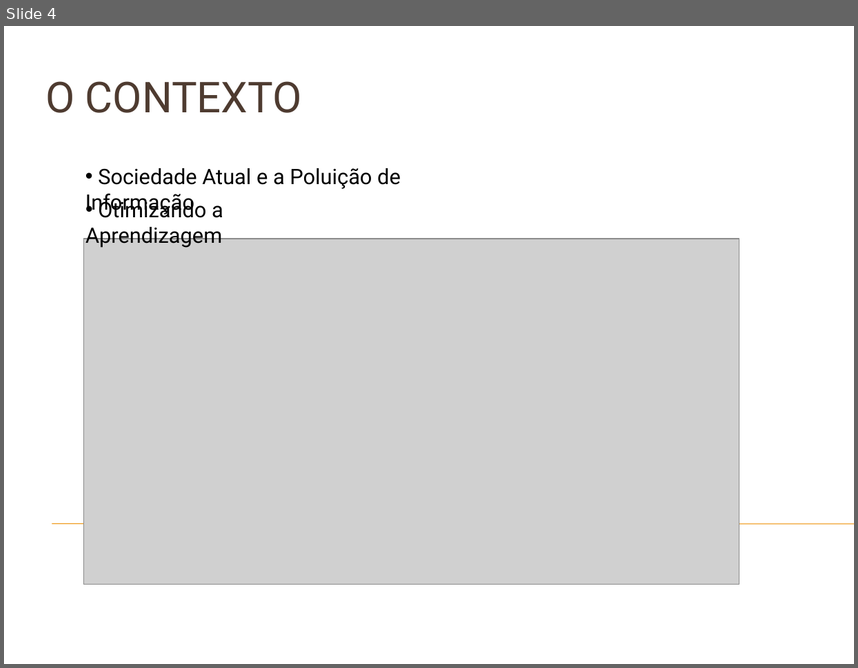
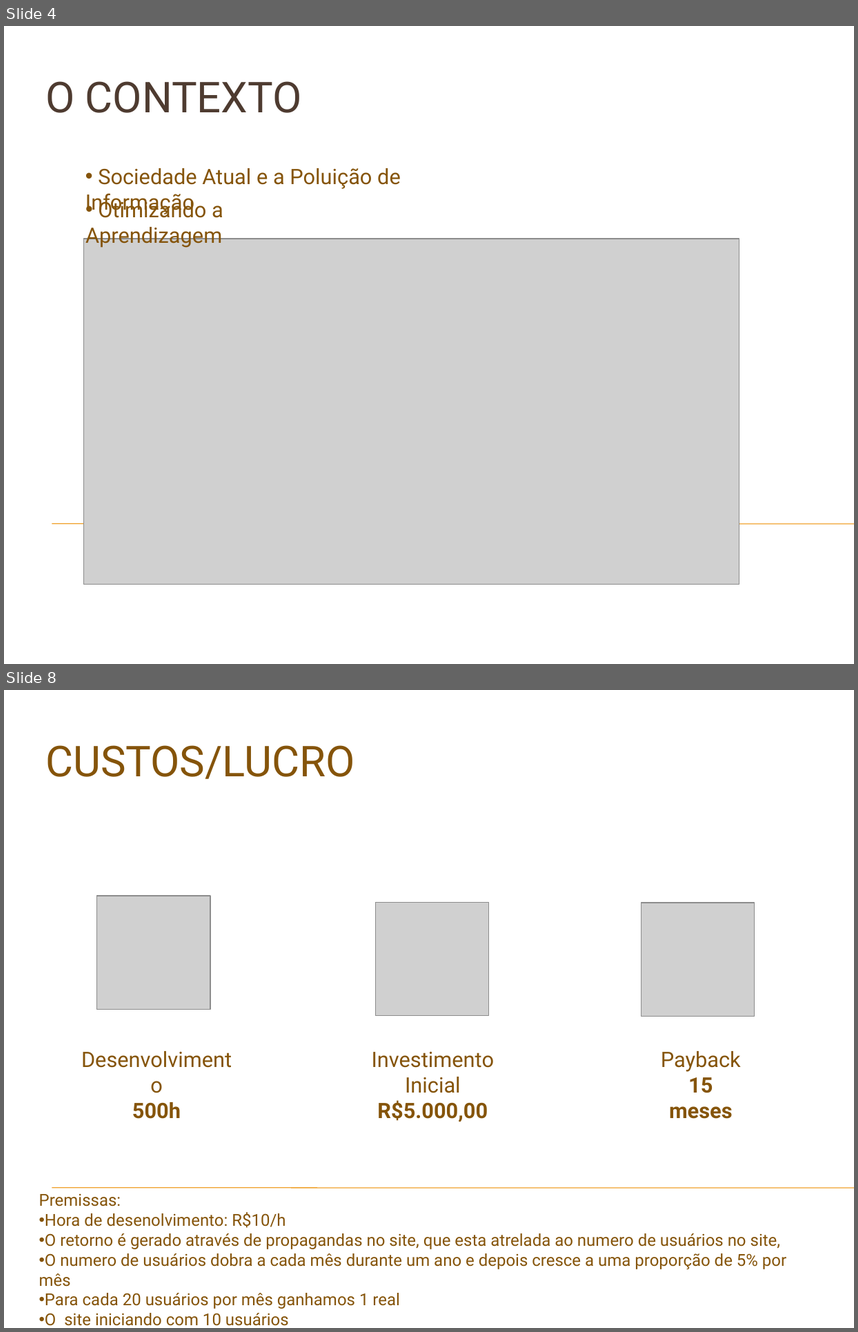
Before and after one commit to daniloaleixo/projeto_engsoft_labbd, a slide deck: Documentação/Apresentação.pptx. Shown one above the other, each under a label of ours: slide 4 before the commit, slides 4 and 8 after it; the slides between them are not shown. The pictures are 858x668 and 858x1332 pixels, drawn with LibreOffice and Linux fonts; fonts in the diff are those of the drawing; grey boxes stand for pictures; background and template pictures are left out. Boxes give left, top, right and bottom in pixels: in the first picture for what was removed or moved away, otherwise in the second. Text is boxed around its words. In the diff, an @@ line names an element or a change of style, - is before the commit and + after.

```diff
--- a/Documentação/Apresentação.pptx
+++ b/Documentação/Apresentação.pptx
@@ slide 8 added at [4,690,854,1328], background picture (left out); not listed: 1 template element that a slide beside it also shows @@
@@ title added at [45,745,355,779], 36 pt, text #85540A @@
+CUSTOS/LUCRO
@@ picture added at [96,896,210,1009] @@
@@ picture added at [375,902,488,1015] @@
@@ picture added at [641,903,754,1016] @@
@@ text added at [372,1052,494,1122], 18 pt, text #85540A @@
+Investimento Inicial
+R$5.000,00
@@ text added at [661,1051,741,1118], 18 pt, text #85540A @@
+Payback
+15 meses
@@ text added at [132,1102,181,1118], 18 pt, text #85540A @@
+Desenvolvimento
+500h
@@ text added at [39,1193,786,1325], 14 pt, text #85540A @@
+Premissas:
+• Hora de desenolvimento: R$10/h
+• O retorno é gerado através de propagandas no site, que esta atrelada ao numero de usuários no site,
+• O numero de usuários dobra a cada mês durante um ano e depois cresce a uma proporção de 5% por mês
+• Para cada 20 usuários por mês ganhamos 1 real
+• O site iniciando com 10 usuários
@@ slide 4 changed as well @@
@@ text "Sociedade Atual e a Poluição ..." at [85,168,401,215]: text colour #000000 to #85540A @@
@@ text "Otimizando a Aprendizagem" at [85,198,223,247]: text colour #000000 to #85540A @@
```
Also in this commit, not shown: 6 other slides added, 2 slides removed, 1 other file.
